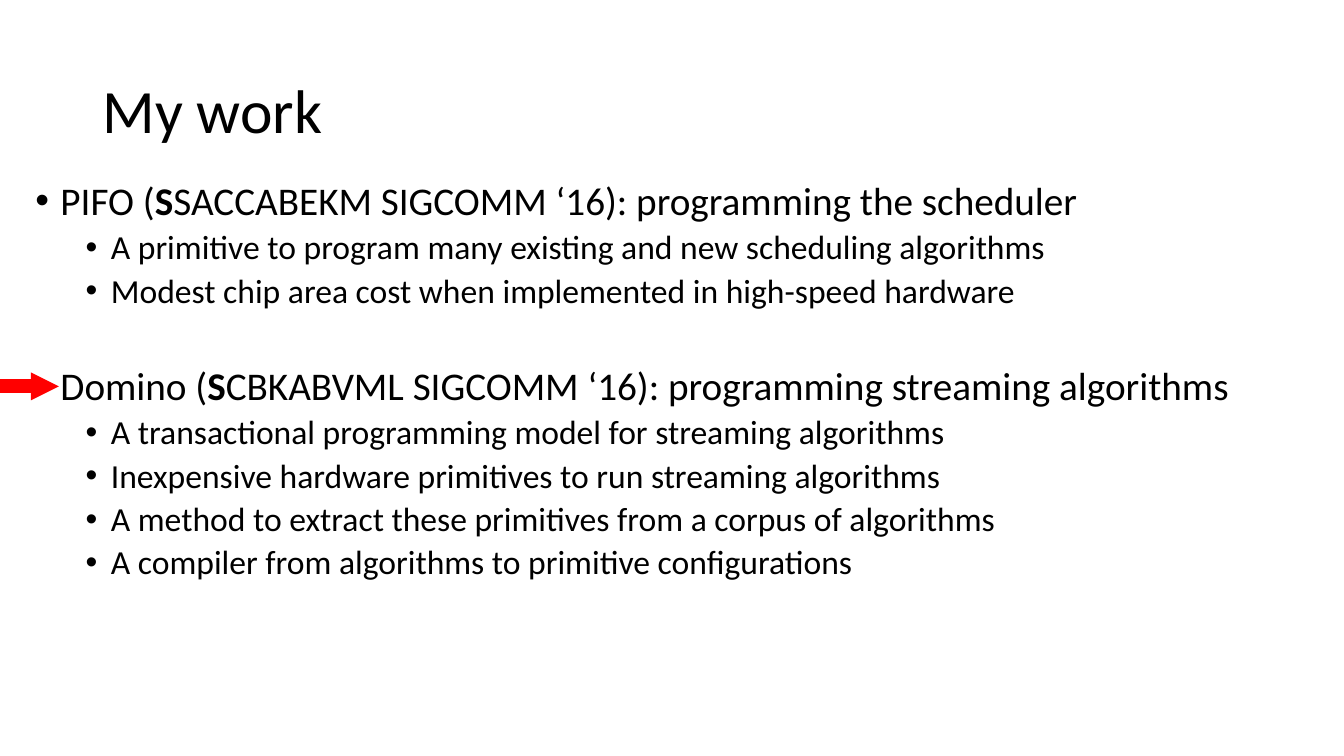
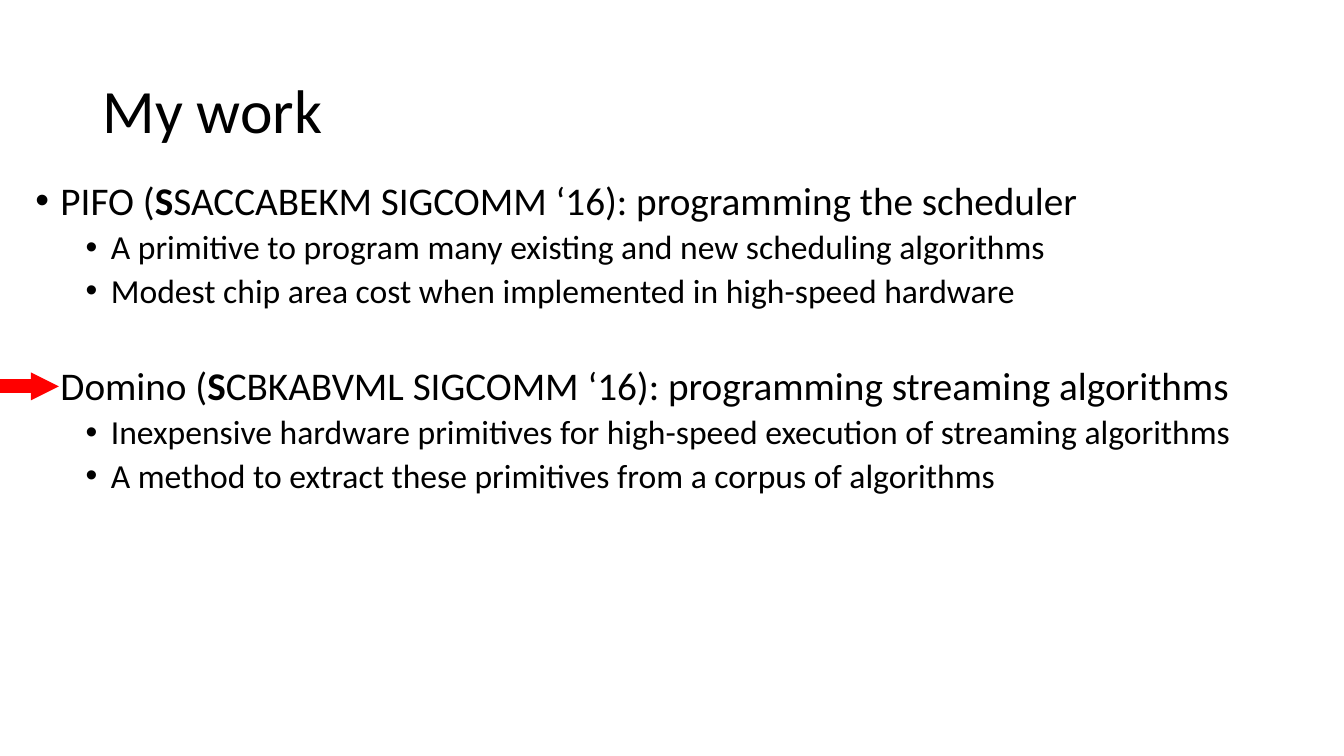
Before and after one commit to anirudhSK/pifo-domino-marple-ppts, a slide deck: slide 27 of combined_domino_pifo.pptx (slide 26 before the commit). Drawn at 1344x756 pixels with LibreOffice and Linux fonts; fonts in the diff are those of the drawing. Boxes give left, top, right and bottom in pixels: in the first picture for what was removed or moved away, otherwise in the second. Text is boxed around its words. In the diff, an @@ line names an element or a change of style, - is before the commit and + after.

```diff
--- a/combined_domino_pifo.pptx
+++ b/combined_domino_pifo.pptx
@@ text at (111, 420, 1230, 450): text changed @@
-    • A transactional programming model for streaming algorithms
-    • Inexpensive hardware primitives to run streaming algorithms
+    • Inexpensive hardware primitives for high-speed execution of streaming algorithms
@@ text at (111, 550, 852, 580): paragraph removed @@
-    • A compiler from algorithms to primitive configurations
```
Also in this commit, not shown: 11 other slides changed, 1 slide added.
